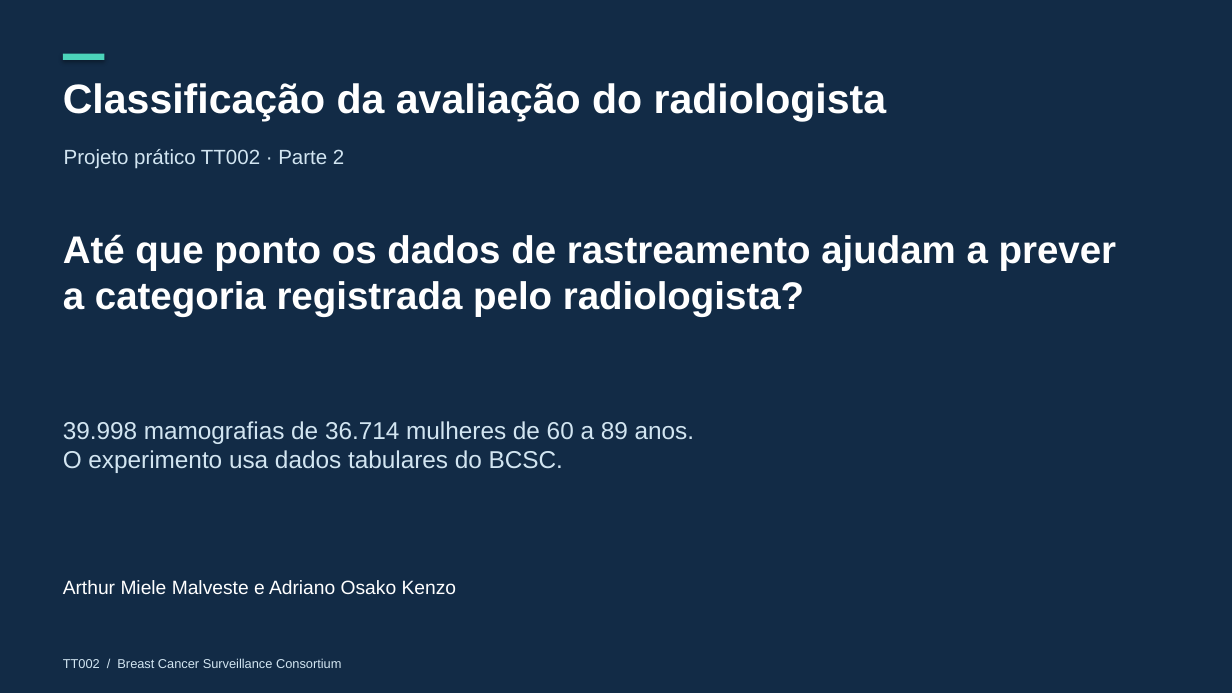
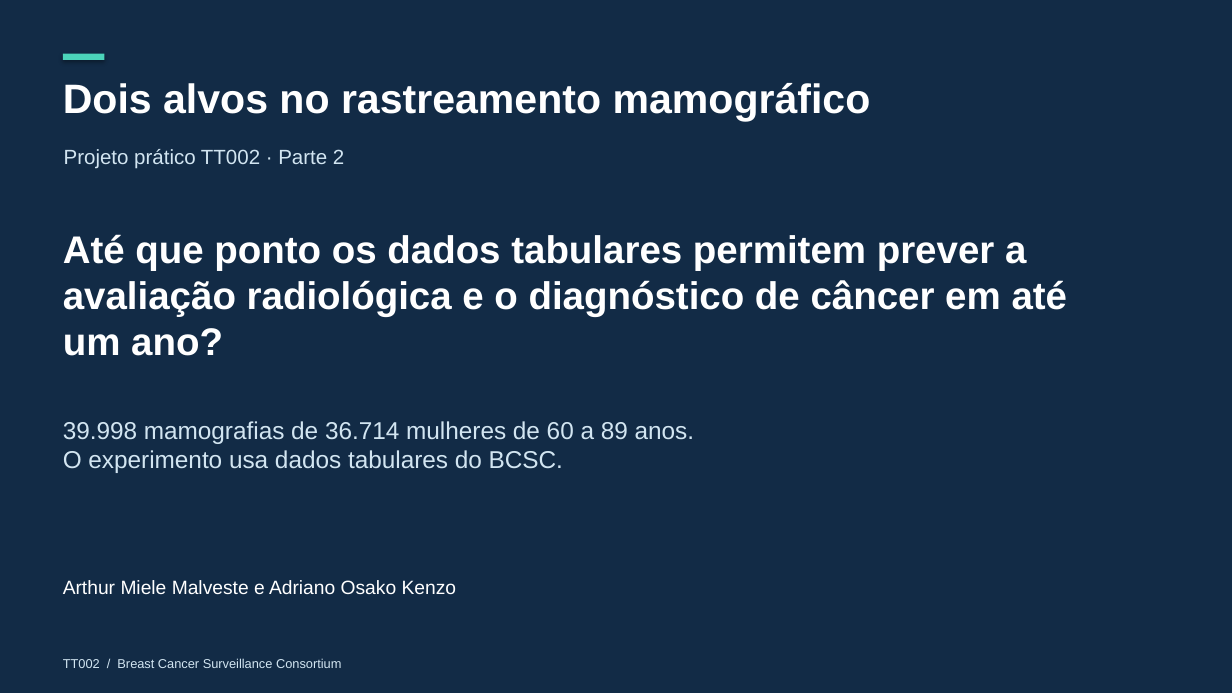
Before and after one commit to arthurMalveste/Breast-Cancer-Analysis-and-Classification, a slide deck: slide 1 of apresentacao/Parte_2_Avaliacao_do_Radiologista.pptx. Drawn at 1232x693 pixels with LibreOffice and Linux fonts; fonts in the diff are those of the drawing. Boxes give left, top, right and bottom in pixels: in the first picture for what was removed or moved away, otherwise in the second. Text is boxed around its words. In the diff, an @@ line names an element or a change of style, - is before the commit and + after.

Commit message:
Compara o ajuste multicategórico e o diagnóstico em até um ano

```diff
--- a/apresentacao/Parte_2_Avaliacao_do_Radiologista.pptx
+++ b/apresentacao/Parte_2_Avaliacao_do_Radiologista.pptx
@@ text at <box>63,83,871,121</box>: text changed @@
-Classificação da avaliação do radiologista
+Dois alvos no rastreamento mamográfico
@@ text at <box>63,234,1068,356</box>: text changed @@
-Até que ponto os dados de rastreamento ajudam a prever a categoria registrada pelo radiologista?
+Até que ponto os dados tabulares permitem prever a avaliação radiológica e o diagnóstico de câncer em até um ano?
```
Also in this commit, not shown: 2 slides added, 4 other files.
